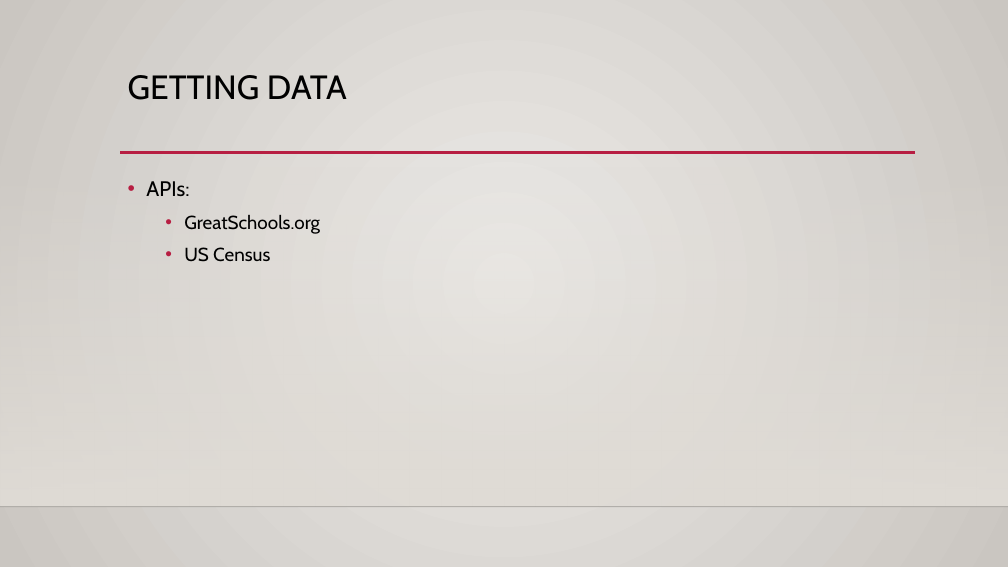
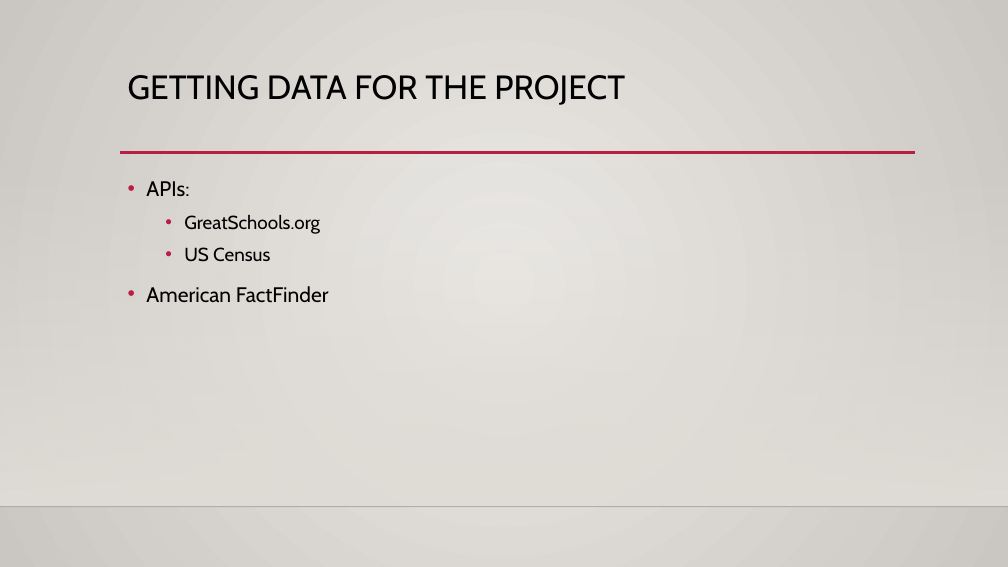
Before and after one commit to mayushah1/Best-Place-to-live, a slide deck: slide 3 of Presentation for project 2.pptx. Drawn at 1008x567 pixels with LibreOffice and Linux fonts; fonts in the diff are those of the drawing; background and template pictures are left out. Boxes give left, top, right and bottom in pixels: in the first picture for what was removed or moved away, otherwise in the second. Text is boxed around its words. In the diff, an @@ line names an element or a change of style, - is before the commit and + after.

```diff
--- a/Presentation for project 2.pptx
+++ b/Presentation for project 2.pptx
@@ title at [128,75,625,105]: text changed @@
-GETTING DATA
+GETTING DATA FOR THE PROJECT
@@ text at [146,286,329,303]: paragraph added @@
+• American FactFinder
```
Also in this commit, not shown: 2 other slides changed.
